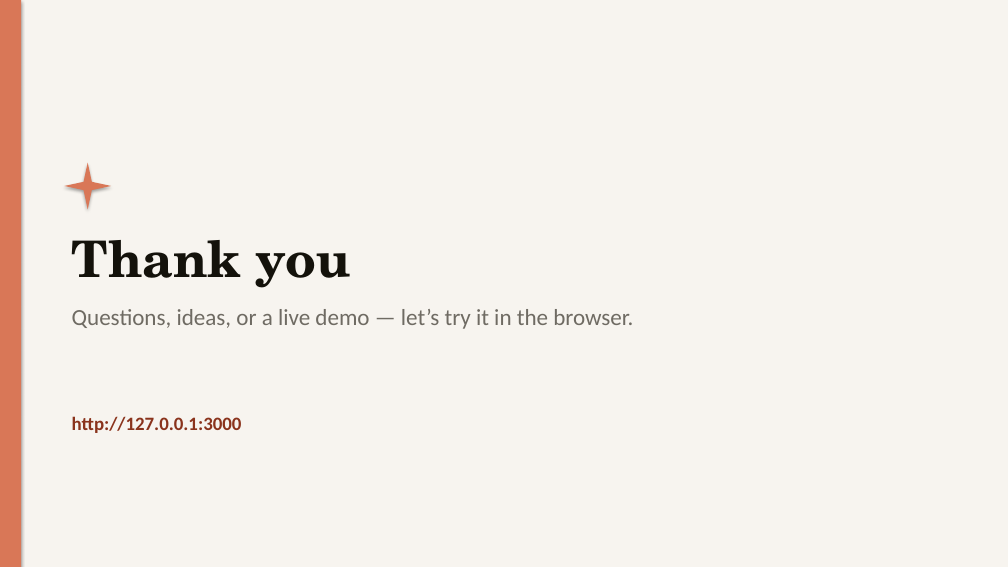
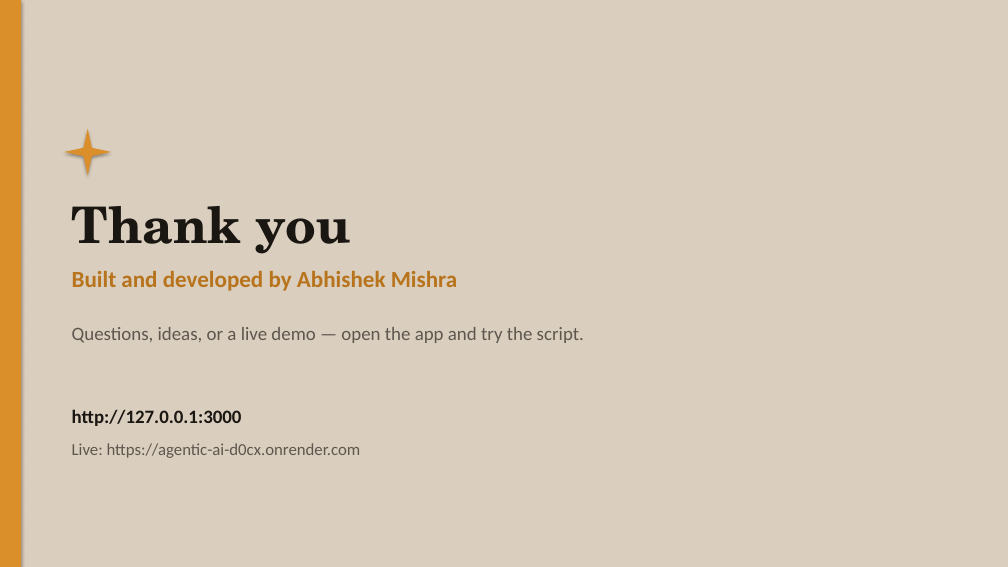
Before and after one commit to KRMANISH489/agentic-ai, a slide deck: slide 22 of Agentic_AI_Presentation.pptx (slide 14 before the commit). Drawn at 1008x567 pixels with LibreOffice and Linux fonts; fonts in the diff are those of the drawing. Boxes give left, top, right and bottom in pixels: in the first picture for what was removed or moved away, otherwise in the second. Text is boxed around its words. In the diff, an @@ line names an element or a change of style, - is before the commit and + after.

```diff
--- a/Agentic_AI_Presentation.pptx
+++ b/Agentic_AI_Presentation.pptx
@@ rectangle at (x1=0, y1=0, x2=1008, y2=567): fill #F7F4EF to #DACEBE @@
@@ rectangle at (x1=0, y1=0, x2=21, y2=567): fill #D97757 to #DB8F2A @@
@@ star moved from (x1=64, y1=163, x2=111, y2=209) to (x1=64, y1=129, x2=111, y2=175) @@
@@ star at (x1=64, y1=129, x2=111, y2=175): fill #D97757 to #DB8F2A @@
@@ text "Thank you" moved from (x1=72, y1=240, x2=351, y2=288) to (x1=72, y1=206, x2=351, y2=254) @@
@@ text "Thank you" at (x1=72, y1=206, x2=351, y2=254): text colour #14120B to #1A1612 @@
@@ text added at (x1=72, y1=271, x2=457, y2=291), 22 pt, text #B8741C, bold @@
+Built and developed by Abhishek Mishra
@@ text at (x1=72, y1=327, x2=584, y2=343): text changed; size 22 to 18 pt; text colour #6F6B63 to #5E574E @@
-Questions, ideas, or a live demo — let’s try it in the browser.
+Questions, ideas, or a live demo — open the app and try the script.
@@ text "http://127.0.0.1:3000" moved from (x1=72, y1=416, x2=242, y2=433) to (x1=72, y1=409, x2=242, y2=426) @@
@@ text "http://127.0.0.1:3000" at (x1=72, y1=409, x2=242, y2=426): text colour #8A331C to #1A1612 @@
@@ text added at (x1=72, y1=443, x2=361, y2=458), 16 pt, text #5E574E @@
+Live: https://agentic-ai-d0cx.onrender.com
```
Also in this commit, not shown: 10 other slides changed, 11 slides added, 3 slides removed, 27 other files.
